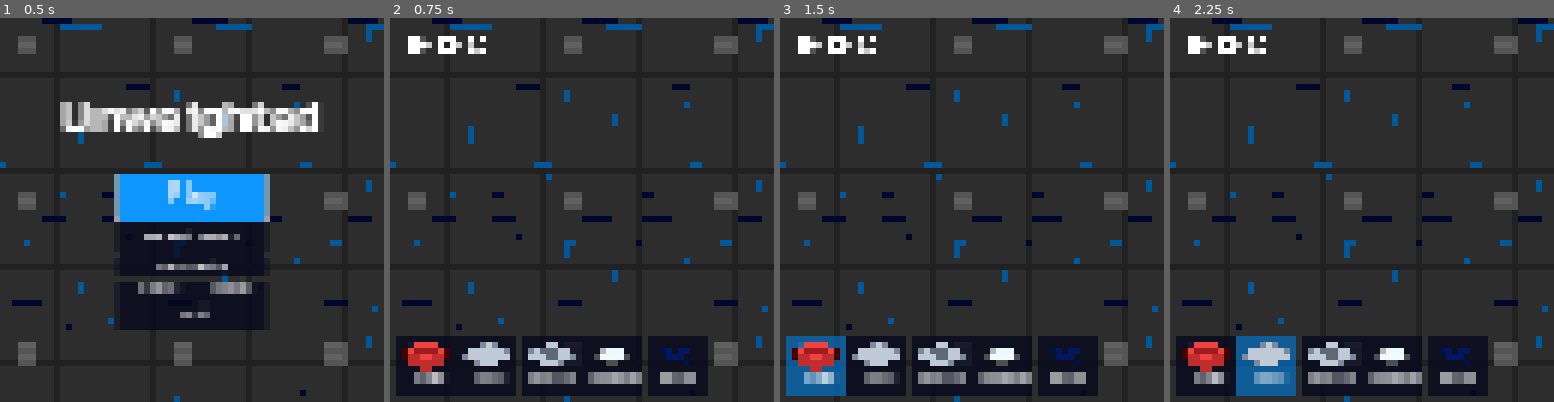
Above: before the commit, frames 1-4 (left to right).
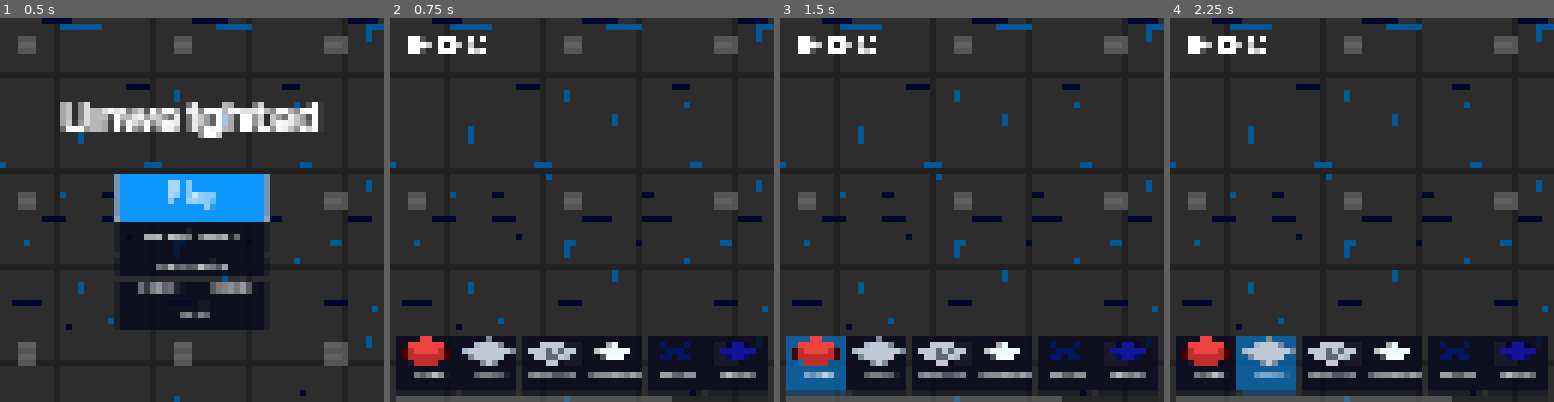
Above: after the commit, the same moments.

Repository: kdreese/gmtk-2022
Game: Godot game, scene res://src/states/menu.tscn
Same seed, same stepped clock (60 frames per second), same inputs: the game is played once before the commit and once after it.
Inputs (mouse positions are in pixels of both pictures, inside the frame that each line leads up to; where the layout moved, square brackets give the same spot in the first picture):
- Up to frame 1 (0.5 s): no input
- Up to frame 2 (0.75 s): click "Level Editor" at 0.5 s
- Up to frame 3 (1.5 s): click (814, 363) [814, 367] at 1.25 s
- Up to frame 4 (2.25 s): click (1269, 363) [1269, 367] at 2 s

Frame 1 is identical in both runs. In frame 2, 5.4% of the frame differs, in the area x 1-99%, y 82-100%; in frame 3, 5.6%; in frame 4, 5.6%.

Commit message:
Added object placement and finished wire implementation.

Diff:
--- a/resouces/wire_tile_set.tres
+++ b/resouces/wire_tile_set.tres
@@ -9,6 +9,7 @@
 [ext_resource type="Texture2D" uid="uid://cjy2d8oygcyhc" path="res://assets/tiles/x_off.png" id="7"]
 [ext_resource type="Texture2D" uid="uid://bb13akekcrws0" path="res://assets/tiles/cross_both_off.png" id="8"]
 [ext_resource type="Texture2D" uid="uid://ci2qwn51m8kr" path="res://assets/tiles/cross_both_on.png" id="9"]
+[ext_resource type="Texture2D" uid="uid://cxvjp0jnfrckj" path="res://assets/tiles/dot_off.png" id="9_g5nit"]
 [ext_resource type="Texture2D" uid="uid://c3rlmvxxgyi58" path="res://assets/tiles/cross_bottom_on.png" id="10"]
 [ext_resource type="Texture2D" uid="uid://b2lcdqsxws7i2" path="res://assets/tiles/spur_off.png" id="11"]
 [ext_resource type="Texture2D" uid="uid://cao74bedtm8iv" path="res://assets/tiles/spur_on.png" id="12"]
@@ -84,8 +85,13 @@
 texture_region_size = Vector2i(64, 32)
 0:0/next_alternative_id = 8
 0:0/0 = 0
-0:0/2 = 2
-0:0/2/flip_v = true
+0:0/1 = 1
+0:0/1/flip_v = true
+
+[sub_resource type="TileSetAtlasSource" id="TileSetAtlasSource_h43bx"]
+texture = ExtResource("9_g5nit")
+texture_region_size = Vector2i(64, 32)
+0:0/0 = 0
 
 [sub_resource type="TileSetAtlasSource" id="TileSetAtlasSource_s82mi"]
 texture = ExtResource("3")
@@ -181,3 +187,4 @@
 sources/13 = SubResource("TileSetAtlasSource_8ukty")
 sources/14 = SubResource("TileSetAtlasSource_apbop")
 sources/15 = SubResource("TileSetAtlasSource_8e2t7")
+sources/16 = SubResource("TileSetAtlasSource_h43bx")
--- a/src/levels/level.gd
+++ b/src/levels/level.gd
@@ -23,6 +23,7 @@
 	SPUR_OFF,
 	ELBOW_DOWN_OFF,
 	ELBOW_DOWN_ON,
+	DOT_OFF,
 }
 
 const CLASS_TO_SCENE : Dictionary = {
@@ -482,6 +483,8 @@
 		else:
 			directions.push_back(Vector2i.UP)
 			directions.push_back(Vector2i.LEFT)
+	elif source_id == DOT_OFF:
+		pass
 	elif source_id != -1:
 		push_error("Invalid wire tile map source ID %d." % source_id)
 
--- a/src/levels/level.tscn
+++ b/src/levels/level.tscn
@@ -28,6 +28,7 @@
 
 [node name="WiresPreview" type="TileMapLayer" parent="TileMap"]
 modulate = Color(1, 1, 1, 0.752941)
+y_sort_enabled = true
 tile_set = ExtResource("3_uiwh8")
 
 [node name="Objects" type="Node2D" parent="."]
--- a/src/states/game.gd
+++ b/src/states/game.gd
@@ -16,6 +16,8 @@
 
 var moves: int
 var options_return_to_game: bool
+
+var current_level_data: PackedByteArray = []
 
 
 func play_campaign():
@@ -47,7 +49,8 @@
 
 	level = preload("res://src/levels/level.tscn").instantiate() as Level
 	add_child(level)
-	level.load_level_data(Utils.b64_decode(data))
+	current_level_data = Utils.b64_decode(data)
+	level.load_level_data(current_level_data)
 
 	_load_level_internal()
 
@@ -68,7 +71,8 @@
 	if not result[0]:
 		push_error("Could not save level data.")
 		return
-	level.load_level_data(result[1])
+	current_level_data = result[1]
+	level.load_level_data(current_level_data)
 
 	# Only now add the level to the scene tree.
 	add_child(level)
@@ -116,6 +120,10 @@
 	player.position = tile_map.map_to_local(start_tiles[0])
 	player.grid_coords = start_tiles[0]
 	player.reset_orientation()
+
+	level.load_level_data(current_level_data)
+	# Since the level end is technically a new object we have to reconnect the signal.
+	level.get_node("Objects/LevelEnd").exit_reached_success.connect(self._on_LevelEnd_exit_reached_success)
 
 	reset_move_counter()
 	$CanvasLayer/UI.show()
--- a/src/states/level_editor.gd
+++ b/src/states/level_editor.gd
@@ -4,6 +4,7 @@
 const BUTTON_IGNORE_BOX := Rect2(0, 0, 200, 100)
 const OBJECT_PREVIEW_MODULATE := Color(1.0, 1.0, 1.0, 0.35)
 const LEVEL_BOUNDING_BOX := Rect2(0, 80, 640, 280)
+const WIRE_DOT_SOURCE_ID := 16
 
 
 enum {
@@ -13,6 +14,9 @@
 	START_TILE,
 	FINISH_PAD,
 	WIRES,
+	BUTTON,
+	TOGGLE,
+	GATE,
 }
 
 ## The object that we are placing
@@ -57,7 +61,7 @@
 	tile_button_group = ButtonGroup.new()
 	tile_button_group.allow_unpress = true
 
-	for button in %TileSelector/S/H.get_children() as Array[TileSelectButton]:
+	for button in %TileSelector/S/M/H.get_children() as Array[TileSelectButton]:
 		button.button_group = tile_button_group
 
 
@@ -138,17 +142,17 @@
 	elif object_to_place == START_TILE:
 		ground_preview_tile_map.clear()
 		level.place_tile(coords, true, true)
-	elif object_to_place == FINISH_PAD:
+	elif object_to_place in [FINISH_PAD, BUTTON, TOGGLE, GATE]:
 		if ground_tile_map.get_cell_source_id(coords) == 0 and not get_object_at_location(coords):
 			current_object.modulate = OBJECT_PREVIEW_MODULATE
 			current_object.position = ground_tile_map.map_to_local(coords) + current_object.get_position_offset()
 		else:
 			current_object.modulate = Color.TRANSPARENT
+			current_object.position = Vector2(-20, -20)
 	elif object_to_place == WIRES:
 		wire_preview_tile_map.clear()
 		if wire_tile_map.get_cell_source_id(coords) == -1:
-			wire_preview_tile_map.set_cell(coords, 1, Vector2i(0, 0))
-
+			wire_preview_tile_map.set_cell(coords, WIRE_DOT_SOURCE_ID, Vector2i(0, 0))
 
 
 func place_object(coords: Vector2i) -> void:
@@ -161,15 +165,18 @@
 		level.place_tile(coords, false, true)
 		ground_preview_tile_map.clear()
 		tile_button_group.get_pressed_button().button_pressed = false
-	elif object_to_place == FINISH_PAD:
+	elif object_to_place in [FINISH_PAD, BUTTON, TOGGLE, GATE]:
 		if ground_tile_map.get_cell_source_id(coords) == 0 and get_object_at_location(coords) == current_object:
 			current_object.position = ground_tile_map.map_to_local(coords) + current_object.get_position_offset()
 			current_object.modulate = Color.WHITE
 			current_object = null
 			tile_button_group.get_pressed_button().button_pressed = false
+			# TODO: placing gates needs to be done back to front or else the display is screwed up.
 	elif object_to_place == WIRES:
 		wire_preview_tile_map.clear()
-		# TODO: if there is no tile here, maybe show a single dot?
+		if wire_tile_map.get_cell_source_id(coords) == -1:
+			wire_tile_map.set_cell(coords, WIRE_DOT_SOURCE_ID, Vector2i(0, 0))
+
 
 
 ## Preview erasing whatever is on the tile beneath the cursor.
@@ -187,13 +194,28 @@
 		for tile in tiles:
 			level.place_tile(tile, false, bool(source_id == 1))
 
+	# Un-preview-erase any existing wires.
+	for tile in wire_preview_tile_map.get_used_cells():
+		var wire_source_id := wire_preview_tile_map.get_cell_source_id(tile)
+		var alternative_tile := wire_preview_tile_map.get_cell_alternative_tile(tile)
+		wire_tile_map.set_cell(tile, wire_source_id, Vector2i(0, 0), alternative_tile)
+
 	ground_preview_tile_map.clear()
+	wire_preview_tile_map.clear()
 
 	# Check to see if there is an object on the tile we're on.
 	var object = get_object_at_location(coords)
 	if object != null:
 		current_object = object
 		current_object.modulate = OBJECT_PREVIEW_MODULATE
+		return
+
+	# If there is a wire, preview erase that.
+	if wire_tile_map.get_cell_source_id(coords) != -1:
+		var wire_source_id := wire_tile_map.get_cell_source_id(coords)
+		var alternative_tile := wire_tile_map.get_cell_alternative_tile(coords)
+		wire_preview_tile_map.set_cell(coords, wire_source_id, Vector2i(0, 0), alternative_tile)
+		wire_tile_map.set_cell(coords, -1)
 		return
 
 	var source_id = ground_tile_map.get_cell_source_id(coords)
@@ -210,6 +232,12 @@
 		current_object = null
 		return
 
+	# If there is a wire, erase that.
+	if wire_tile_map.get_cell_source_id(coords) != -1 or wire_preview_tile_map.get_cell_source_id(coords) != -1:
+		wire_tile_map.set_cell(coords, -1)
+		wire_preview_tile_map.clear()
+		return
+
 	level.remove_tile(coords)
 	ground_preview_tile_map.clear()
 
@@ -230,6 +258,16 @@
 		object_to_place = idx
 		if object_to_place == FINISH_PAD:
 			current_object = preload("res://src/objects/level_end.tscn").instantiate() as LevelEnd
+		elif object_to_place == BUTTON:
+			current_object = preload("res://src/objects/level_button.tscn").instantiate() as LevelButton
+		elif object_to_place == TOGGLE:
+			current_object = preload("res://src/objects/toggle.tscn").instantiate() as Toggle
+		elif object_to_place == GATE:
+			current_object = preload("res://src/objects/gate.tscn").instantiate() as Gate
+			current_object.is_open = false
+			current_object.tile_map = ground_tile_map
+
+		if current_object != null:
 			current_object.modulate = Color.TRANSPARENT
 			level.objects.add_child(current_object)
 	else:
--- a/src/states/level_editor.tscn
+++ b/src/states/level_editor.tscn
@@ -11,8 +11,10 @@
 [ext_resource type="Texture2D" uid="uid://dq45l34jae3fo" path="res://assets/tiles/base_tile.png" id="6_87l6y"]
 [ext_resource type="Texture2D" uid="uid://ccyrohf4pm62" path="res://assets/tiles/background.png" id="6_h0qud"]
 [ext_resource type="PackedScene" uid="uid://cfuoi46x5uk41" path="res://src/states/ui/tile_select_button.tscn" id="6_hbphg"]
+[ext_resource type="Texture2D" uid="uid://bgbfqa5ugcx4a" path="res://assets/objects/button.png" id="7_f0u53"]
 [ext_resource type="Texture2D" uid="uid://dgrlucsbwni0c" path="res://assets/objects/finish_pad_icon.png" id="8_8rank"]
 [ext_resource type="Texture2D" uid="uid://57fgilevdwgm" path="res://assets/tiles/start_tile.png" id="8_aqdsn"]
+[ext_resource type="Texture2D" uid="uid://e2r00u8iv48j" path="res://assets/objects/toggle_off.png" id="8_iea75"]
 
 [node name="LevelEditor" type="Node2D"]
 script = ExtResource("1_dmuef")
@@ -24,7 +26,7 @@
 
 [node name="TileSelector" type="MarginContainer" parent="CanvasLayer"]
 unique_name_in_owner = true
-custom_minimum_size = Vector2(2.08165e-12, 120)
+custom_minimum_size = Vector2(0, 125)
 anchors_preset = 12
 anchor_top = 1.0
 anchor_right = 1.0
@@ -36,43 +38,63 @@
 theme_override_constants/margin_left = 10
 theme_override_constants/margin_top = 10
 theme_override_constants/margin_right = 10
-theme_override_constants/margin_bottom = 10
+theme_override_constants/margin_bottom = 5
 
 [node name="S" type="ScrollContainer" parent="CanvasLayer/TileSelector"]
 layout_mode = 2
 
-[node name="H" type="HBoxContainer" parent="CanvasLayer/TileSelector/S"]
+[node name="M" type="MarginContainer" parent="CanvasLayer/TileSelector/S"]
+layout_mode = 2
+
+[node name="H" type="HBoxContainer" parent="CanvasLayer/TileSelector/S/M"]
 layout_mode = 2
 size_flags_vertical = 3
 
-[node name="TileSelectButton4" parent="CanvasLayer/TileSelector/S/H" instance=ExtResource("6_hbphg")]
+[node name="TileSelectButton4" parent="CanvasLayer/TileSelector/S/M/H" instance=ExtResource("6_hbphg")]
 layout_mode = 2
 button_text = "Erase"
 button_idx = 1
 
-[node name="TileSelectButton" parent="CanvasLayer/TileSelector/S/H" instance=ExtResource("6_hbphg")]
+[node name="TileSelectButton" parent="CanvasLayer/TileSelector/S/M/H" instance=ExtResource("6_hbphg")]
 layout_mode = 2
 action_mode = 0
 texture = ExtResource("6_87l6y")
 button_text = "Floor"
 button_idx = 2
 
-[node name="TileSelectButton2" parent="CanvasLayer/TileSelector/S/H" instance=ExtResource("6_hbphg")]
+[node name="TileSelectButton2" parent="CanvasLayer/TileSelector/S/M/H" instance=ExtResource("6_hbphg")]
 layout_mode = 2
 texture = ExtResource("8_aqdsn")
 button_idx = 3
 
-[node name="TileSelectButton3" parent="CanvasLayer/TileSelector/S/H" instance=ExtResource("6_hbphg")]
+[node name="TileSelectButton3" parent="CanvasLayer/TileSelector/S/M/H" instance=ExtResource("6_hbphg")]
 layout_mode = 2
 texture = ExtResource("8_8rank")
 button_text = "Finish Tile"
 button_idx = 4
 
-[node name="TileSelectButton5" parent="CanvasLayer/TileSelector/S/H" instance=ExtResource("6_hbphg")]
+[node name="TileSelectButton5" parent="CanvasLayer/TileSelector/S/M/H" instance=ExtResource("6_hbphg")]
 layout_mode = 2
 texture = ExtResource("6_05gg7")
 button_text = "Wires"
 button_idx = 5
+
+[node name="TileSelectButton6" parent="CanvasLayer/TileSelector/S/M/H" instance=ExtResource("6_hbphg")]
+layout_mode = 2
+texture = ExtResource("7_f0u53")
+button_text = "Button"
+button_idx = 6
+
+[node name="TileSelectButton8" parent="CanvasLayer/TileSelector/S/M/H" instance=ExtResource("6_hbphg")]
+layout_mode = 2
+texture = ExtResource("8_iea75")
+button_text = "Toggle"
+button_idx = 7
+
+[node name="TileSelectButton7" parent="CanvasLayer/TileSelector/S/M/H" instance=ExtResource("6_hbphg")]
+layout_mode = 2
+button_text = "Gate"
+button_idx = 8
 
 [node name="UI" type="Control" parent="CanvasLayer"]
 layout_mode = 3
@@ -171,11 +193,14 @@
 texture = ExtResource("6_h0qud")
 stretch_mode = 1
 
-[connection signal="button_toggled" from="CanvasLayer/TileSelector/S/H/TileSelectButton4" to="." method="button_toggled"]
-[connection signal="button_toggled" from="CanvasLayer/TileSelector/S/H/TileSelectButton" to="." method="button_toggled"]
-[connection signal="button_toggled" from="CanvasLayer/TileSelector/S/H/TileSelectButton2" to="." method="button_toggled"]
-[connection signal="button_toggled" from="CanvasLayer/TileSelector/S/H/TileSelectButton3" to="." method="button_toggled"]
-[connection signal="button_toggled" from="CanvasLayer/TileSelector/S/H/TileSelectButton5" to="." method="button_toggled"]
+[connection signal="button_toggled" from="CanvasLayer/TileSelector/S/M/H/TileSelectButton4" to="." method="button_toggled"]
+[connection signal="button_toggled" from="CanvasLayer/TileSelector/S/M/H/TileSelectButton" to="." method="button_toggled"]
+[connection signal="button_toggled" from="CanvasLayer/TileSelector/S/M/H/TileSelectButton2" to="." method="button_toggled"]
+[connection signal="button_toggled" from="CanvasLayer/TileSelector/S/M/H/TileSelectButton3" to="." method="button_toggled"]
+[connection signal="button_toggled" from="CanvasLayer/TileSelector/S/M/H/TileSelectButton5" to="." method="button_toggled"]
+[connection signal="button_toggled" from="CanvasLayer/TileSelector/S/M/H/TileSelectButton6" to="." method="button_toggled"]
+[connection signal="button_toggled" from="CanvasLayer/TileSelector/S/M/H/TileSelectButton8" to="." method="button_toggled"]
+[connection signal="button_toggled" from="CanvasLayer/TileSelector/S/M/H/TileSelectButton7" to="." method="button_toggled"]
 [connection signal="pressed" from="CanvasLayer/UI/H/MenuButton" to="." method="go_to_menu"]
 [connection signal="pressed" from="CanvasLayer/UI/H/OptionsButton" to="." method="show_options"]
 [connection signal="pressed" from="CanvasLayer/UI/H/PlayButton" to="." method="play_level"]
--- a/src/states/ui/tile_select_button.tscn
+++ b/src/states/ui/tile_select_button.tscn
@@ -14,7 +14,6 @@
 script = ExtResource("1_whyu0")
 texture = ExtResource("2_bqsjo")
 button_text = "Start Tile"
-button_idx = null
 
 [node name="MarginContainer" type="MarginContainer" parent="."]
 custom_minimum_size = Vector2(100, 100)
Binary file added: assets/tiles/dot_off.png
Not shown, added: assets/tiles/dot_off.png.import
Not shown: 1 places in resouces/wire_tile_set.tres that only renumber resources
Not shown: 1 places in src/states/level_editor.tscn that only renumber resources
